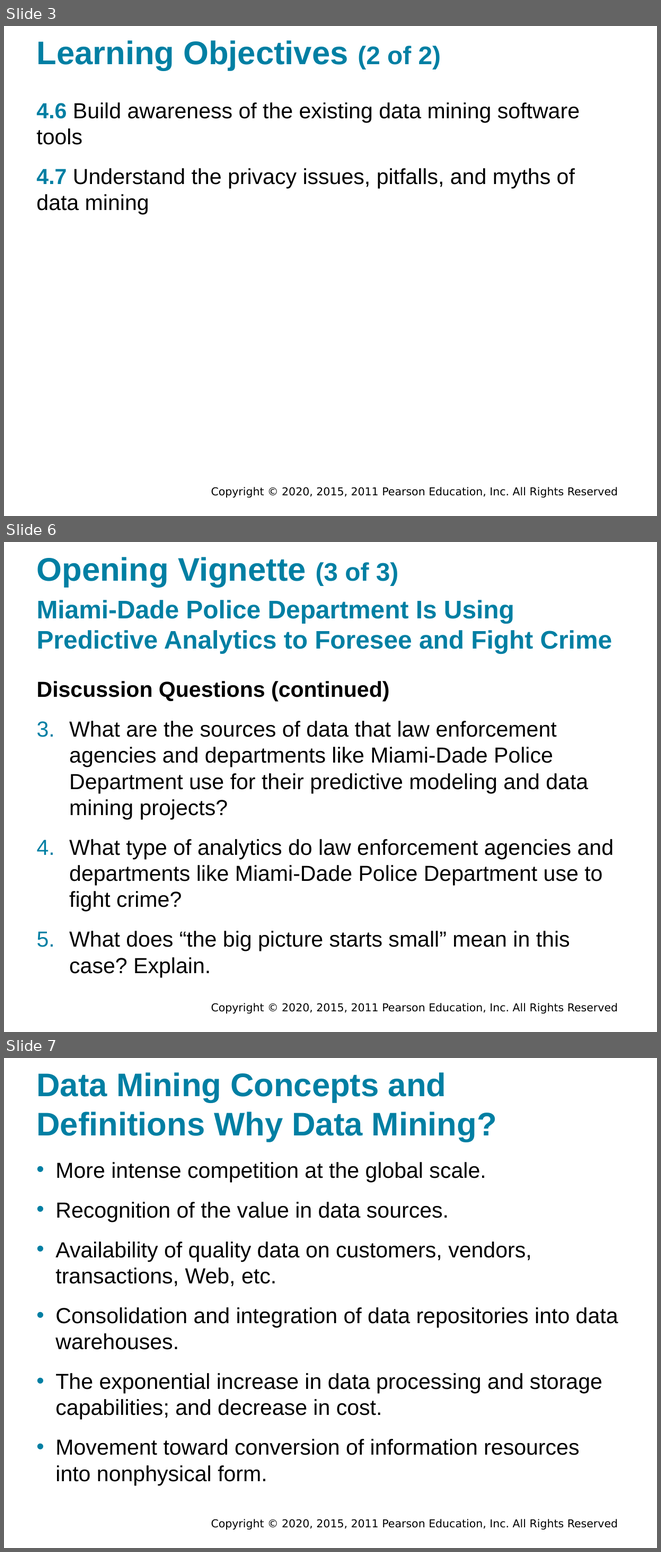
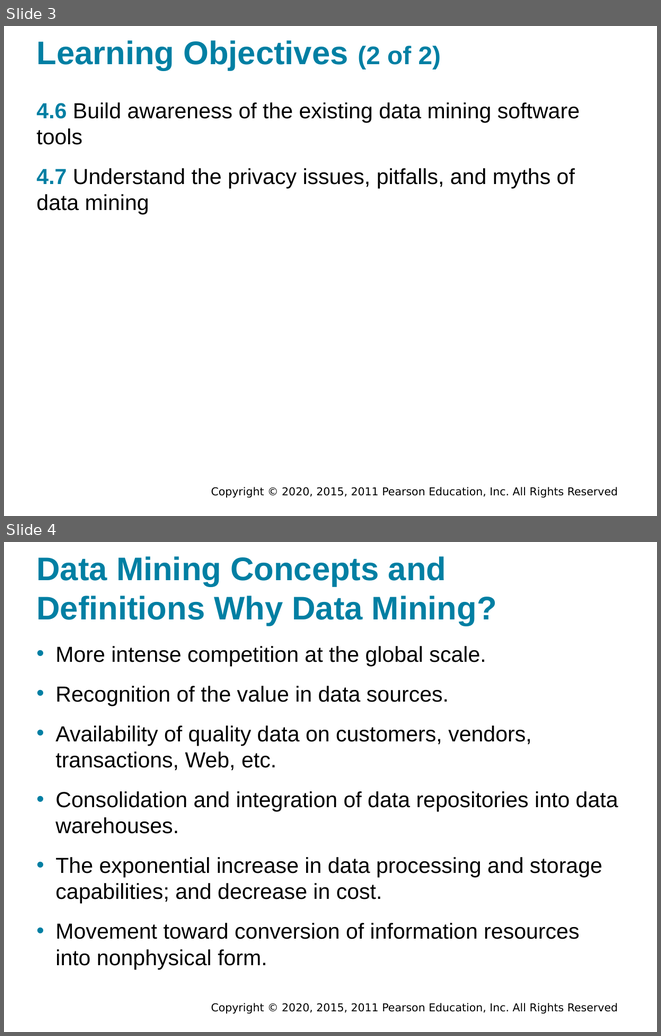
Before and after one commit to walkman617/DS2021, a slide deck: Slides/Sharda_11e_full_accessible_ppt_04.pptx. Shown one above the other, each under a label of ours: slides 3, 6 and 7 before the commit, slides 3 and 4 after it; the slides between them are not shown. The pictures are 661x1552 and 661x1036 pixels, drawn with LibreOffice and Linux fonts; fonts in the diff are those of the drawing; background and template pictures are left out. Boxes give left, top, right and bottom in pixels: in the first picture for what was removed or moved away, otherwise in the second. Text is boxed around its words. In the diff, an @@ line names an element or a change of style, - is before the commit and + after.

```diff
--- a/Slides/Sharda_11e_full_accessible_ppt_04.pptx
+++ b/Slides/Sharda_11e_full_accessible_ppt_04.pptx
@@ slide 6 removed at (x1=4, y1=542, x2=657, y2=1032), background #FFFFFF; not listed: 1 template element that a slide beside it also shows @@
@@ title removed at (x1=37, y1=557, x2=399, y2=587) @@
-Opening Vignette (3 of 3)
@@ text removed at (x1=37, y1=600, x2=612, y2=653) @@
-Miami-Dade Police Department Is Using Predictive Analytics to Foresee and Fight Crime
@@ text removed at (x1=37, y1=681, x2=614, y2=977) @@
-Discussion Questions (continued)
-3. What are the sources of data that law enforcement agencies and departments like Miami-Dade Police Department use for their predictive modeling and data mining projects?
-4. What type of analytics do law enforcement agencies and departments like Miami-Dade Police Department use to fight crime?
-5. What does “the big picture starts small” mean in this case? Explain.
@@ what was slide 7 is now slide 4 @@
```
Also in this commit, not shown: 2 other slides removed.
